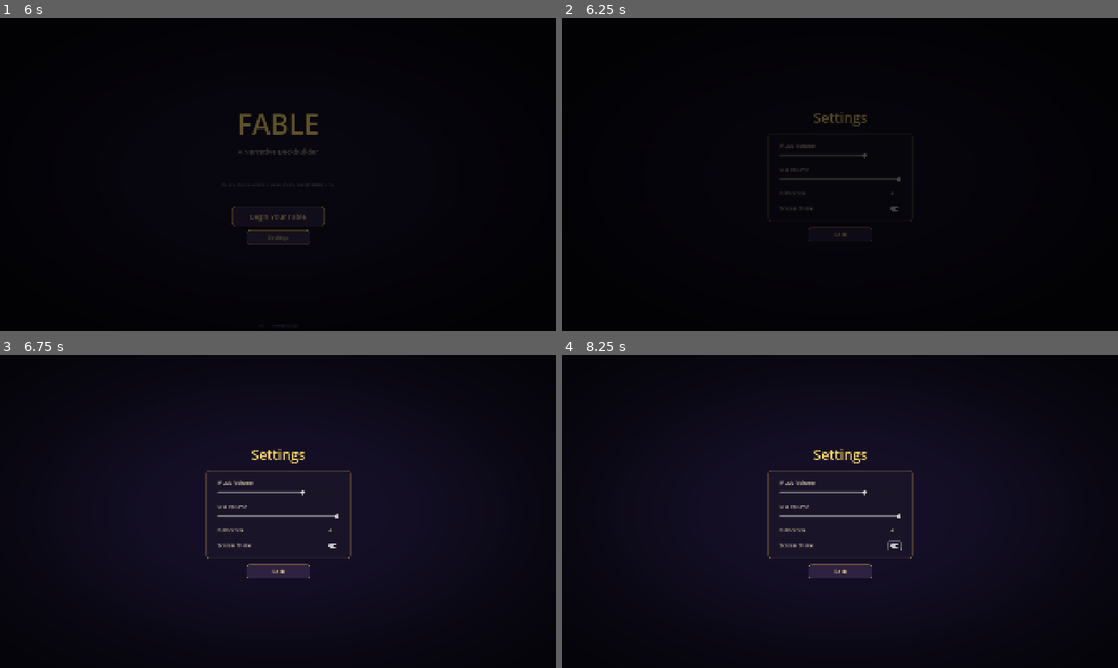
Above: before the commit, frames 1-4 (two rows, left to right).
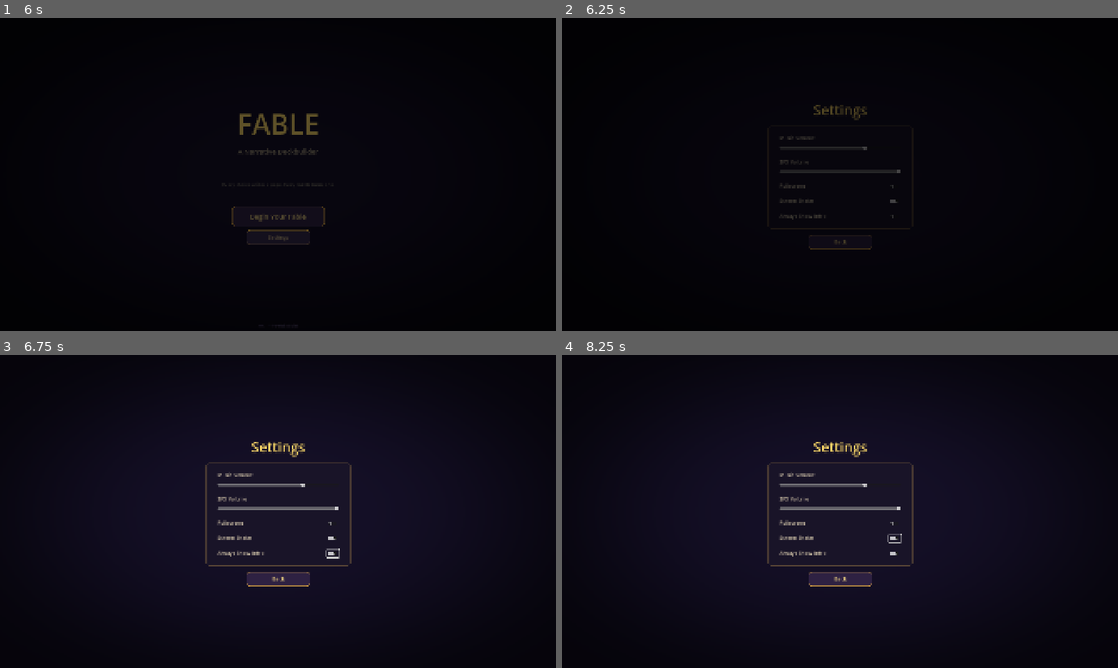
Above: after the commit, the same moments.

Repository: Maliik-B/Mythworn
Game: Godot game, scene res://scenes/splash/splash_scene.tscn
Same seed, same stepped clock (60 frames per second), same inputs: the game is played once before the commit and once after it. Sound files missing from this copy of the repository are replaced by a short silence.
Inputs (mouse positions are in pixels of both pictures, inside the frame that each line leads up to; where the layout moved, square brackets give the same spot in the first picture):
- Up to frame 1 (6 s): tap Enter (ui_accept) at 0.5, 0.77, 1.25, 2, 3.77 s; move the mouse to (400, 158) at 0.52 s; tap Space at 0.6, 5.1 s; click (400, 158) at 0.67 s; drag from (166, 190) to (250, 237) at 1.27 s; move the mouse to (333, 105) at 2.02 s; tap 9 at 2.1 s; click (333, 105) at 2.17 s; drag from (250, 237) to (111, 127) at 2.77 s; move the mouse to (444, 221) at 3.52 s; tap 1 at 3.6 s; click (444, 221) at 3.67 s; drag from (111, 127) to (194, 96) at 4.27 s; move the mouse to (305, 174) at 5.02 s; click (305, 174) at 5.17 s; click "Settings" at 5.75 s
- Up to frame 2 (6.25 s): no input
- Up to frame 3 (6.75 s): click (333, 552) at 6.52 s
- Up to frame 4 (8.25 s): click (895, 536) [895, 545] at 7.25 s; click (895, 536) [895, 545] at 8 s

Frame 1 is identical in both runs. In frame 2, 1.2% of the frame differs, in the area x 37-63%, y 27-74%; in frame 3, 2.5%; in frame 4, 2.6%, in the area x 36-64%, y 27-74%.

Commit message:
Intro gating: play the two-liaison send-off once per save + a settings toggle
The Fable send-off showed BOTH liaisons (the introduction) on every single run,
with no way to turn it off and nowhere to persist that preference -- the demo had
no persistence layer at all. This makes the full introduction a once-per-save
event, with a single liaison carrying returning runs, and a setting to bring the
full intro back.

- ProfileManager: a new autoload backed by user://profile.cfg, holding a
  seen-cutscenes set + the always_show_intro toggle. Structured to extend -- the
  future cutscene-replay system reads the same seen set, one StringName id per
  sequence (the intro is &"fable_intro"). This is a lightweight prefs file, NOT
  the run save/load system (still out of demo scope).
- Run-start: the first play on a save (or when "Always Show Intro" is on) plays
  the full two-liaison introduction + both send-off gifts and records the intro
  seen; every later run shows one liaison at random (seeded via event_rng) with
  just that liaison's gift.
- VNPool: split the send-off into per-liaison beat helpers + build_sendoff_single
  for the returning-run single-liaison version (each liaison's beats self-frame).
- Settings: an "Always Show Intro" toggle wired to ProfileManager, persisted
  immediately. First persisted setting; volume/shake stay in-memory for now.

Validated: roster_test == ALL PASS (intro gating + single-liaison builders + the
settings compile check). Verified live in-engine -- the toggle renders and
round-trips through user://profile.cfg.

Diff:
--- a/project.godot
+++ b/project.godot
@@ -15,7 +15,6 @@
 config/features=PackedStringArray("4.4")
 
 [autoload]
-
 Events="*res://scripts/autoloads/events.gd"
 RngManager="*res://scripts/autoloads/rng_manager.gd"
 RealmRegistry="*res://scripts/autoloads/realm_registry.gd"
@@ -24,6 +23,7 @@
 SceneTransition="*res://scripts/autoloads/scene_transition.gd"
 TitleEarnedPopup="*res://scripts/autoloads/title_earned_popup.gd"
 PauseMenu="*res://scripts/autoloads/pause_menu.gd"
+ProfileManager="*res://scripts/autoloads/profile_manager.gd"
 
 [display]
 
--- a/scenes/character_select/character_select_scene.gd
+++ b/scenes/character_select/character_select_scene.gd
@@ -379,14 +379,24 @@
 	_begin_run_intro(character)
 
 
-## Run-start sequencer (A2): grant the liaison send-off gifts, then queue the two VN
-## segments -- Fable send-off, then Camelot realm-entry -- which hand off to the map when
-## finished. The demo intro shows both liaisons and grants both gifts (the introduction);
-## per-run single-liaison texture is 1.0+ content. See docs/REALM_CAMELOT.md § Run-start.
+## Run-start sequencer (A2): pick the send-off, grant its gift(s), then queue the two VN
+## segments -- send-off, then Camelot realm-entry -- which hand off to the map when done.
+## The full two-liaison introduction plays only the first time on a save (or when the
+## player has toggled "always show intro" back on, via ProfileManager); returning runs
+## show one liaison at random, with just that liaison's gift. See docs/REALM_CAMELOT.md
+## § Run-start.
 func _begin_run_intro(character: CharacterData) -> void:
-	RunManager.apply_liaison_gift(&"bram")
-	RunManager.apply_liaison_gift(&"neve")
-	RunManager.pending_vn = VNPool.build_sendoff(character)
+	if ProfileManager.should_show_full_intro():
+		# First play (or toggled on): the full introduction + both send-off gifts.
+		RunManager.apply_liaison_gift(&"bram")
+		RunManager.apply_liaison_gift(&"neve")
+		RunManager.pending_vn = VNPool.build_sendoff(character)
+		ProfileManager.mark_seen(ProfileManager.CUTSCENE_INTRO)
+	else:
+		# Returning run: one liaison at random (seeded), with that liaison's gift.
+		var liaison: StringName = &"neve" if RngManager.event_rng.randi() % 2 == 0 else &"bram"
+		RunManager.apply_liaison_gift(liaison)
+		RunManager.pending_vn = VNPool.build_sendoff_single(character, liaison)
 	RunManager.pending_vn_queue.append(VNPool.build_camelot_entry())
 	RunManager.pending_vn_next = "res://scenes/map/map_scene.tscn"
 	SceneTransition.change_scene("res://scenes/vn/vn_scene.tscn")
--- a/scenes/settings/settings_scene.gd
+++ b/scenes/settings/settings_scene.gd
@@ -7,6 +7,7 @@
 var _sfx_slider: HSlider
 var _fullscreen_check: CheckButton
 var _shake_check: CheckButton
+var _intro_check: CheckButton
 
 
 func _ready() -> void:
@@ -76,6 +77,11 @@
 	# Screen Shake
 	_shake_check = _add_toggle_row(content, "Screen Shake", shake_enabled)
 	_shake_check.toggled.connect(_on_shake_toggled)
+
+	# Always Show Intro — the Fable send-off introduction plays once per save by
+	# default, then a single liaison per run. On keeps the full two-liaison intro every run.
+	_intro_check = _add_toggle_row(content, "Always Show Intro", ProfileManager.always_show_intro)
+	_intro_check.toggled.connect(_on_intro_toggled)
 
 	# Back button
 	var back_btn = Button.new()
@@ -230,6 +236,11 @@
 	print("[Settings] Screen shake: ", "ON" if toggled_on else "OFF")
 
 
+func _on_intro_toggled(toggled_on: bool) -> void:
+	AudioManager.play_sfx("button_click")
+	ProfileManager.set_always_show_intro(toggled_on)
+
+
 func _on_back() -> void:
 	AudioManager.play_sfx("button_click")
 	SceneTransition.change_scene("res://scenes/title/title_screen.tscn")
--- /dev/null
+++ b/scripts/autoloads/profile_manager.gd
@@ -0,0 +1,86 @@
+extends Node
+## Persistent player profile / preferences, stored outside any single run and
+## backed by user://profile.cfg (ConfigFile). Holds small cross-session flags:
+## the settings toggles the player expects to stick, and the set of one-time
+## cutscenes already seen -- so the run-start intro plays the full two-liaison
+## greeting only the first time on a save, then a single liaison per run.
+##
+## Structured to extend: the future cutscene-replay system reads the same
+## seen_cutscenes set, one StringName id per sequence. Adding a new one-time
+## sequence is just a new id + has_seen/mark_seen calls.
+##
+## NOTE: this is a lightweight prefs file, NOT the run save/load system (out of
+## demo scope). It only persists tiny cross-session flags, never run state.
+
+const SAVE_PATH := "user://profile.cfg"
+const SECTION_CUTSCENES := "cutscenes"
+const SECTION_SETTINGS := "settings"
+
+## The Fable send-off introduction (the two-liaison double greeting) -- the one
+## one-time cutscene the demo tracks. Later sequences add more ids alongside it.
+const CUTSCENE_INTRO: StringName = &"fable_intro"
+
+## Ids of one-time cutscenes the player has already seen (id -> true).
+var _seen_cutscenes: Dictionary = {}
+
+## When true, the full intro plays every run regardless of _seen_cutscenes
+## (the settings "toggle it back on" option). Persisted.
+var always_show_intro: bool = false
+
+
+func _ready() -> void:
+	load_profile()
+
+
+func load_profile() -> void:
+	_seen_cutscenes.clear()
+	var cfg := ConfigFile.new()
+	if cfg.load(SAVE_PATH) != OK:
+		return  # no profile yet -> defaults (a fresh save)
+	for id in cfg.get_value(SECTION_CUTSCENES, "seen", PackedStringArray()):
+		_seen_cutscenes[StringName(id)] = true
+	always_show_intro = bool(cfg.get_value(SECTION_SETTINGS, "always_show_intro", false))
+
+
+func save_profile() -> void:
+	var cfg := ConfigFile.new()
+	var seen := PackedStringArray()
+	for id in _seen_cutscenes:
+		seen.append(String(id))
+	cfg.set_value(SECTION_CUTSCENES, "seen", seen)
+	cfg.set_value(SECTION_SETTINGS, "always_show_intro", always_show_intro)
+	cfg.save(SAVE_PATH)
+
+
+## True if the player has already seen the given one-time cutscene.
+func has_seen(cutscene_id: StringName) -> bool:
+	return _seen_cutscenes.get(cutscene_id, false)
+
+
+## Record that a one-time cutscene has been seen; persists immediately.
+func mark_seen(cutscene_id: StringName) -> void:
+	if _seen_cutscenes.get(cutscene_id, false):
+		return
+	_seen_cutscenes[cutscene_id] = true
+	save_profile()
+
+
+## Whether the run-start should play the full two-liaison introduction: the
+## first time on this save (intro unseen), or whenever the player has toggled
+## "always show intro" back on. Otherwise a returning run shows one liaison.
+func should_show_full_intro() -> bool:
+	return always_show_intro or not has_seen(CUTSCENE_INTRO)
+
+
+## Setter for the settings toggle; no-ops + skips the write if unchanged.
+func set_always_show_intro(enabled: bool) -> void:
+	if always_show_intro == enabled:
+		return
+	always_show_intro = enabled
+	save_profile()
+
+
+## Clear the seen-cutscene record (testing / a future "replay from the start").
+func reset_seen_cutscenes() -> void:
+	_seen_cutscenes.clear()
+	save_profile()
--- a/scripts/core/vn_pool.gd
+++ b/scripts/core/vn_pool.gd
@@ -16,17 +16,36 @@
 const C_FOLK := Color(0.72, 0.66, 0.52)        # homespun
 
 
-## The Fable send-off — the keeper's coworkers see them off before deployment. Dialogue
-## only (no choice); the liaison gifts are granted separately by apply_liaison_gift. The
-## demo ships the Emo-Hybrid-reactive intro (both liaisons); per-liaison random/authored
-## beats and Hotheaded-Mage reactivity are 1.0+ content.
+## The full Fable send-off — the FIRST-run introduction, both liaisons in one scene.
+## Dialogue only (no choice); the liaison gifts are granted separately by
+## apply_liaison_gift. Shown only the first time on a save (or when the player toggles
+## "always show intro" back on); returning runs use build_sendoff_single. The demo ships
+## the Emo-Hybrid-reactive banter; Hotheaded-Mage reactivity is 1.0+ content.
 static func build_sendoff(_character: CharacterData) -> VNData:
 	var vn := VNData.new()
 	vn.title = "Before Deployment"
+	vn.add_beat("", "The Fable office, before deployment. Two desks, two coworkers, the same tired morning.", C_NARRATION)
+	_add_bram_beats(vn)
+	_add_neve_beats(vn)
+	return vn
 
-	vn.add_beat("", "The Fable office, before deployment. Two desks, two coworkers, the same tired morning.", C_NARRATION)
 
-	# Bram — Records.
+## A returning-run send-off: one liaison only, since the two-liaison version is the
+## first-run introduction. Each liaison's beats self-frame (Records / Dispatch), so there
+## is no shared opener. The caller picks the liaison (random per run) and grants that
+## liaison's gift.
+static func build_sendoff_single(_character: CharacterData, liaison: StringName) -> VNData:
+	var vn := VNData.new()
+	vn.title = "Before Deployment"
+	if liaison == &"neve":
+		_add_neve_beats(vn)
+	else:
+		_add_bram_beats(vn)
+	return vn
+
+
+## Bram — Records. Dry, tired; hands over the Camelot briefing.
+static func _add_bram_beats(vn: VNData) -> void:
 	vn.add_beat("", "Bram slides a folder across the Records desk without looking up.", C_NARRATION)
 	vn.add_beat("Bram", "Filled it with everything we still have on Camelot. There's a 'weapon of heroes' in there — some reference out of Celtic lore. We think. Lore never sticks around more than a couple days.", C_BRAM)
 	vn.add_beat("You", "I know the feeling.", C_KEEPER)
@@ -34,7 +53,9 @@
 	vn.add_beat("Bram", "Right. You would.", C_BRAM)
 	vn.add_beat("Bram", "At least yours is only the once. Mine does it on a schedule.", C_BRAM)
 
-	# Neve — Dispatch.
+
+## Neve — Dispatch. Warm veteran; hands over the kit.
+static func _add_neve_beats(vn: VNData) -> void:
 	vn.add_beat("", "Dispatch. Neve holds the kit a second longer than she needs to.", C_NARRATION)
 	vn.add_beat("Neve", "Camelot. Political realm. Everyone smiles while they take something off you.", C_NEVE)
 	vn.add_beat("You", "You say that about every realm.", C_KEEPER)
@@ -45,7 +66,6 @@
 	vn.add_beat("Neve", "Those are the worst kind.", C_NEVE)
 	vn.add_beat("", "She writes something small in the back of a battered notebook, the way other people check a watch, and hands you the rest of your supplies.", C_NARRATION)
 	vn.add_beat("Neve", "Go on. Come back in one piece. You're bad at that.", C_NEVE)
-	return vn
 
 
 ## The Camelot realm-entry — arrival at a realm in crisis, then the court-vs-common-folk
--- a/tools/roster_test.gd
+++ b/tools/roster_test.gd
@@ -36,6 +36,7 @@
 	_test_map_planarity()
 	_test_realm_config()
 	_test_vn_data()
+	_test_profile_intro()
 	_test_boss_reward()
 	await _test_frozen_skips()
 	_test_scene_scripts_compile()
@@ -744,6 +745,34 @@
 	RunManager.pending_vn = null
 
 
+## Intro gating (ProfileManager): the full two-liaison introduction shows the first time
+## on a save, then a single liaison per run, and the settings toggle forces it back on.
+## Leaves the profile at fresh defaults so a later real play still gets the intro.
+func _test_profile_intro() -> void:
+	ProfileManager.set_always_show_intro(false)
+	ProfileManager.reset_seen_cutscenes()
+	_check("fresh profile shows the full intro", ProfileManager.should_show_full_intro())
+	ProfileManager.mark_seen(ProfileManager.CUTSCENE_INTRO)
+	_check("intro id is recorded as seen", ProfileManager.has_seen(ProfileManager.CUTSCENE_INTRO))
+	_check("after seeing it, the full intro is suppressed",
+		not ProfileManager.should_show_full_intro())
+	ProfileManager.set_always_show_intro(true)
+	_check("always-show toggle forces the full intro back on",
+		ProfileManager.should_show_full_intro())
+	ProfileManager.set_always_show_intro(false)
+
+	# The single-liaison send-off builds for either liaison and is shorter than the full one.
+	var full := VNPool.build_sendoff(RunManager.current_character)
+	var bram := VNPool.build_sendoff_single(RunManager.current_character, &"bram")
+	var neve := VNPool.build_sendoff_single(RunManager.current_character, &"neve")
+	_check("single-liaison send-off builds for Bram + Neve, shorter than the full intro",
+		bram.beats.size() > 0 and neve.beats.size() > 0
+		and bram.beats.size() < full.beats.size() and neve.beats.size() < full.beats.size())
+
+	# Restore fresh defaults so running this suite doesn't consume the player's intro.
+	ProfileManager.reset_seen_cutscenes()
+
+
 func _count_elites(map: MapData) -> int:
 	var n := 0
 	for id in map.nodes:
@@ -832,6 +861,7 @@
 			"res://scenes/character_select/character_select_scene.gd",
 			"res://scenes/shop/shop_scene.gd",
 			"res://scenes/act/act_transition_scene.gd",
+			"res://scenes/settings/settings_scene.gd",
 			"res://scenes/vn/vn_scene.gd"]:
 		var scr = load(path)
 		_check("compiles: %s" % path, scr != null and scr is GDScript)
